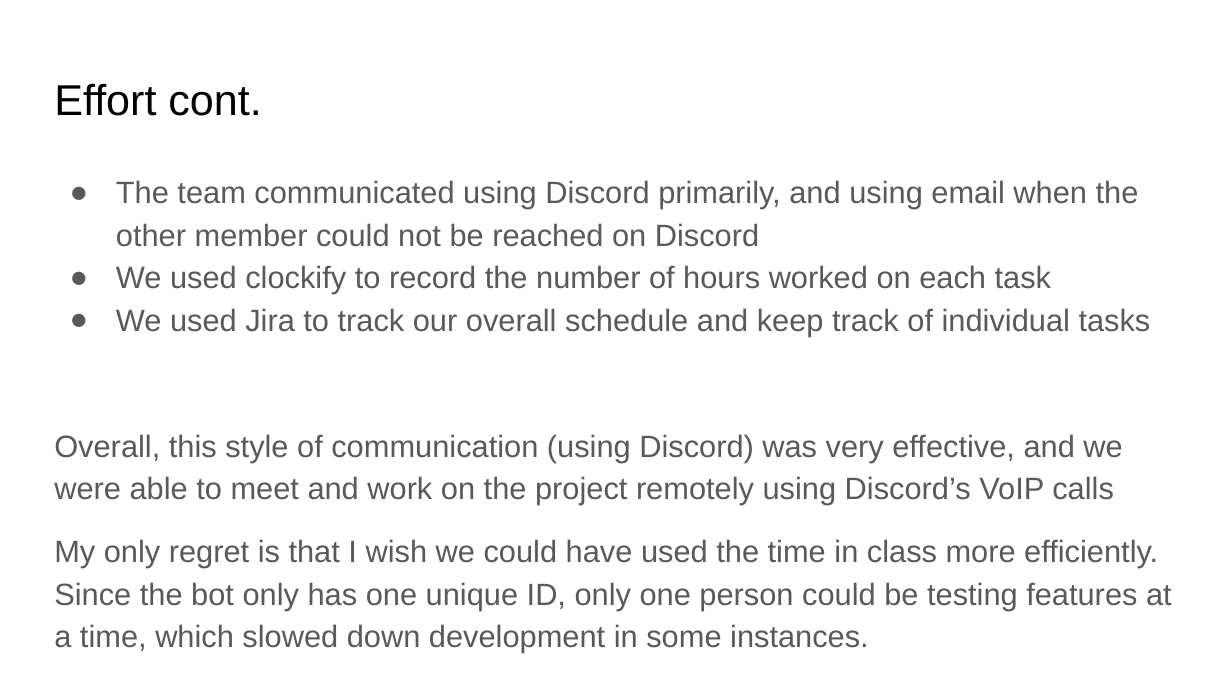
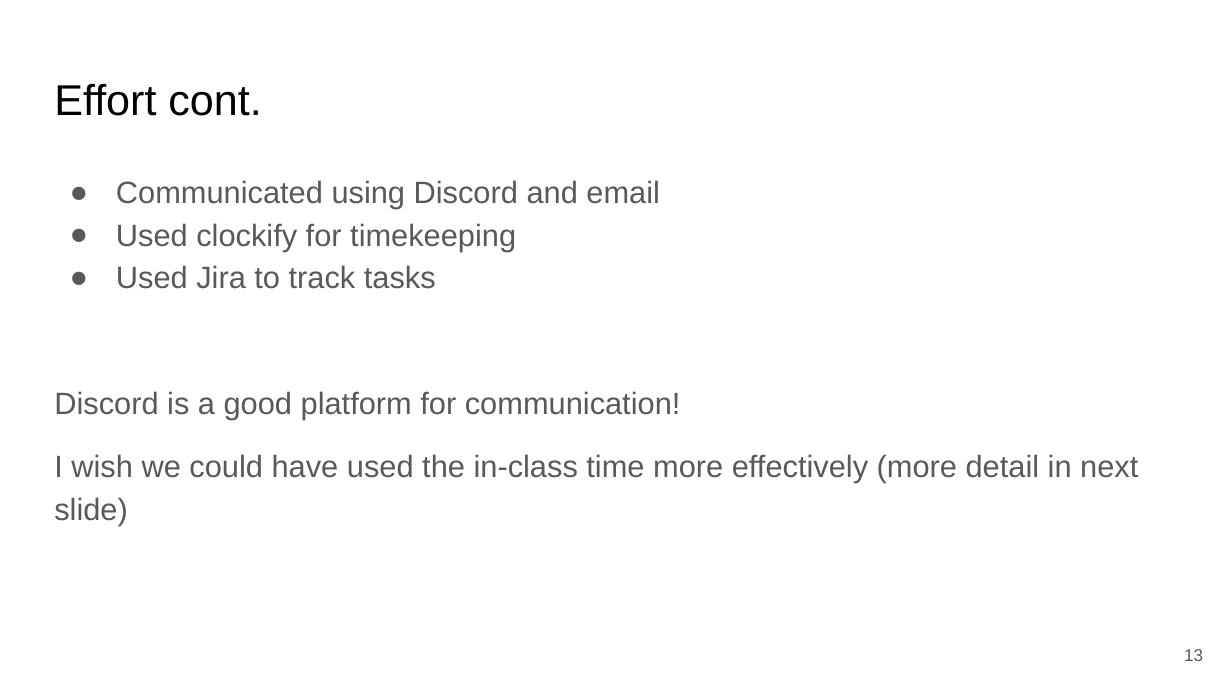
Before and after one commit to alex-algazi/setbot, a slide deck: slide 13 of Midterm Presentation/Midterm Presentation.pptx (slide 17 before the commit). Drawn at 1232x693 pixels with LibreOffice and Linux fonts; fonts in the diff are those of the drawing. Boxes give left, top, right and bottom in pixels: in the first picture for what was removed or moved away, otherwise in the second. Text is boxed around its words. In the diff, an @@ line names an element or a change of style, - is before the commit and + after.

```diff
--- a/Midterm Presentation/Midterm Presentation.pptx
+++ b/Midterm Presentation/Midterm Presentation.pptx
@@ text at [54, 180, 1138, 526]: text changed @@
-● The team communicated using Discord primarily, and using email when the other member could not be reached on Discord
-● We used clockify to record the number of hours worked on each task
-● We used Jira to track our overall schedule and keep track of individual tasks
-Overall, this style of communication (using Discord) was very effective, and we were able to meet and work on the project remotely using Discord’s VoIP calls
-My only regret is that I wish we could have used the time in class more efficiently. Since the bot only has one unique ID, only one person could be testing features at a time, which slowed down development in some instances.
+● Communicated using Discord and email
+● Used clockify for timekeeping
+● Used Jira to track tasks
+Discord is a good platform for communication!
+I wish we could have used the in-class time more effectively (more detail in next slide)
@@ page number added at [1184, 649, 1203, 661], 10 pt, text #595959 @@
+13
```
Also in this commit, not shown: 13 other slides changed, 2 slides added, 6 slides removed, 1 other file.
